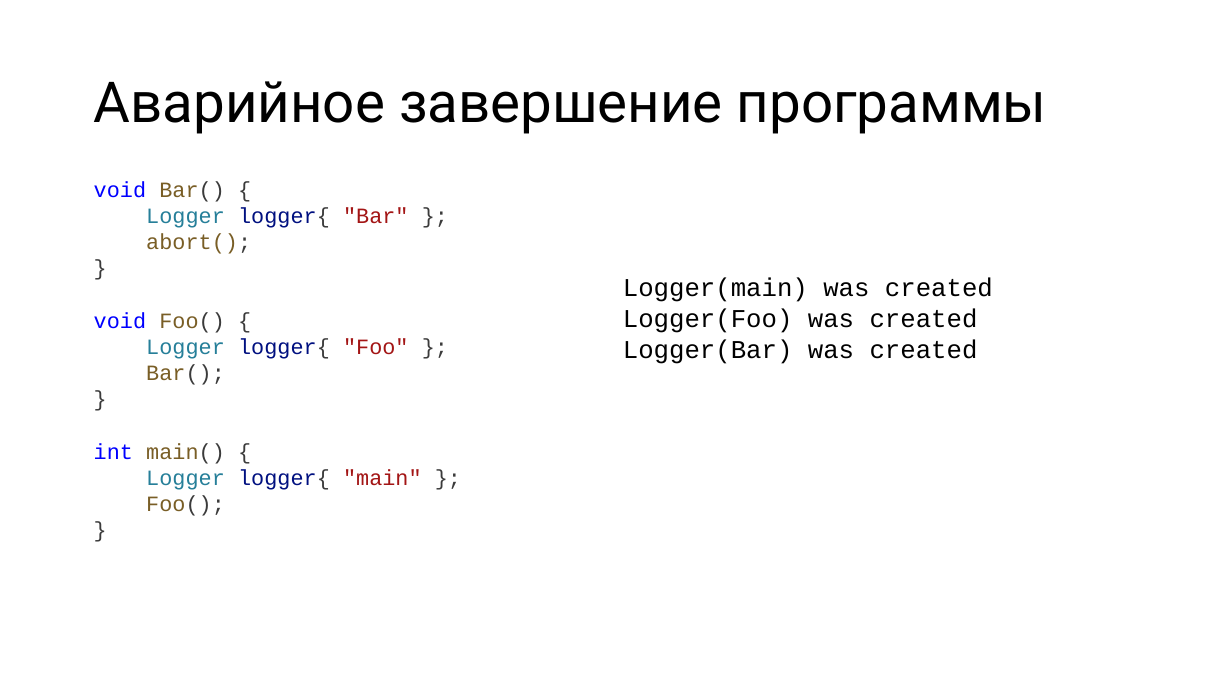
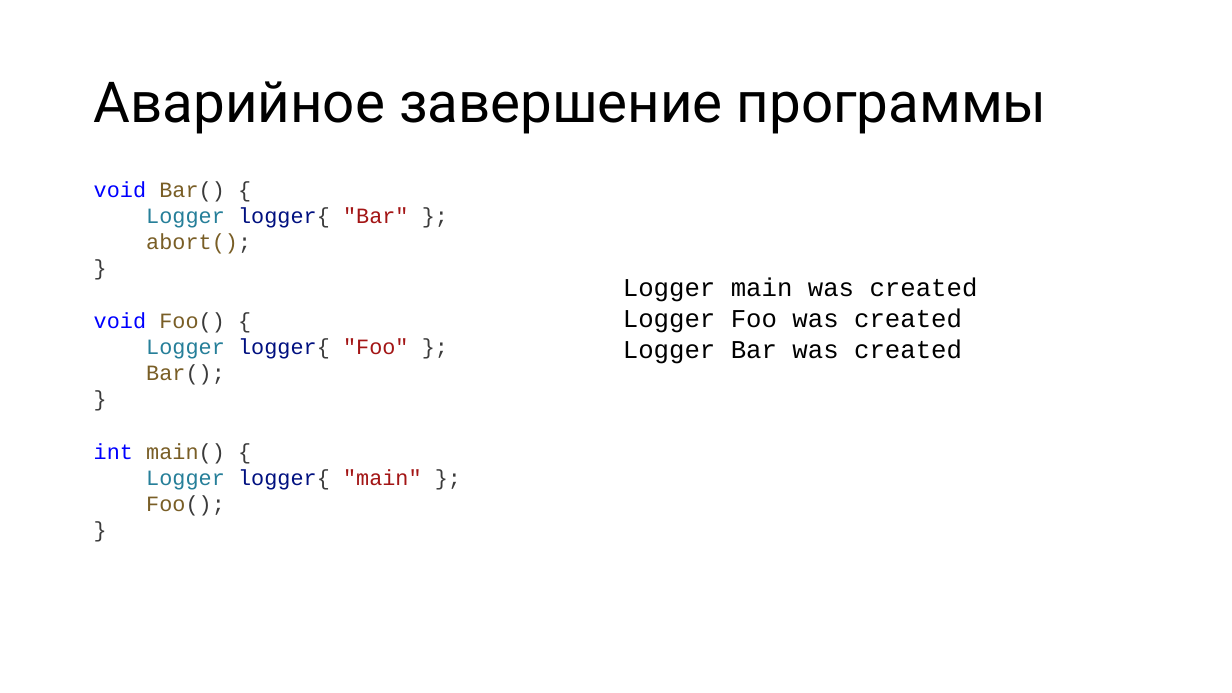
Before and after one commit to alexey-malov/oop, a slide deck: slide 19 of lectures/05/Обработка ошибок и исключительных ситуаций.pptx. Drawn at 1232x693 pixels with LibreOffice and Linux fonts; fonts in the diff are those of the drawing. Boxes give left, top, right and bottom in pixels: in the first picture for what was removed or moved away, otherwise in the second. Text is boxed around its words. In the diff, an @@ line names an element or a change of style, - is before the commit and + after.

```diff
--- a/lectures/05/Обработка ошибок и исключительных ситуаций.pptx
+++ b/lectures/05/Обработка ошибок и исключительных ситуаций.pptx
@@ text at (623,277,978,364): text changed @@
-Logger(main) was created
-Logger(Foo) was created
-Logger(Bar) was created
+Logger main was created
+Logger Foo was created
+Logger Bar was created
```
Also in this commit, not shown: 13 other slides changed, 1 other file.
